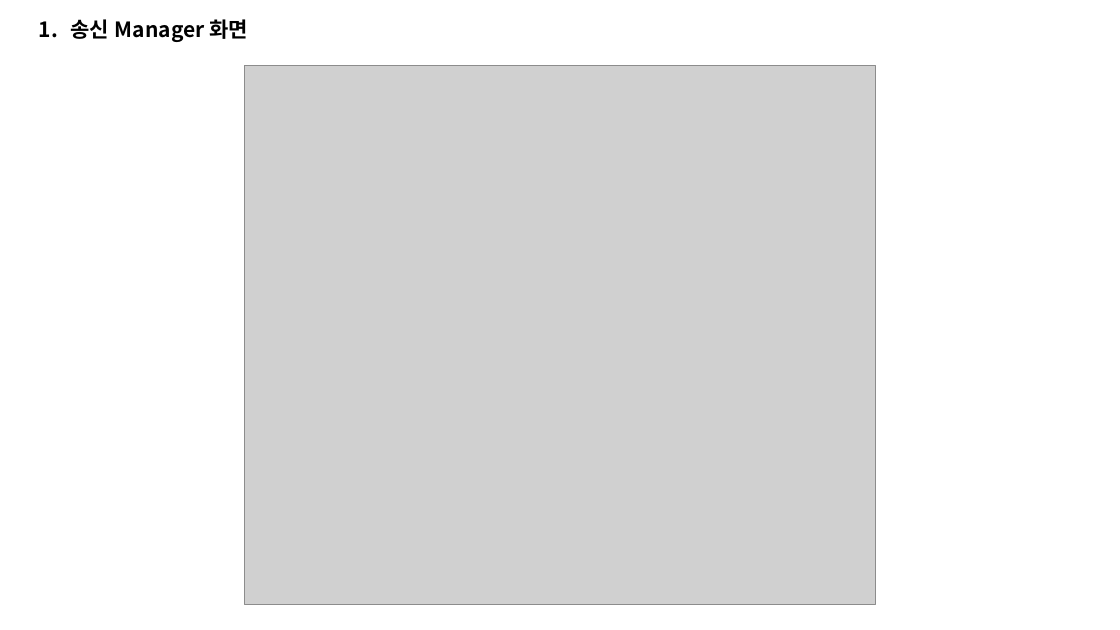
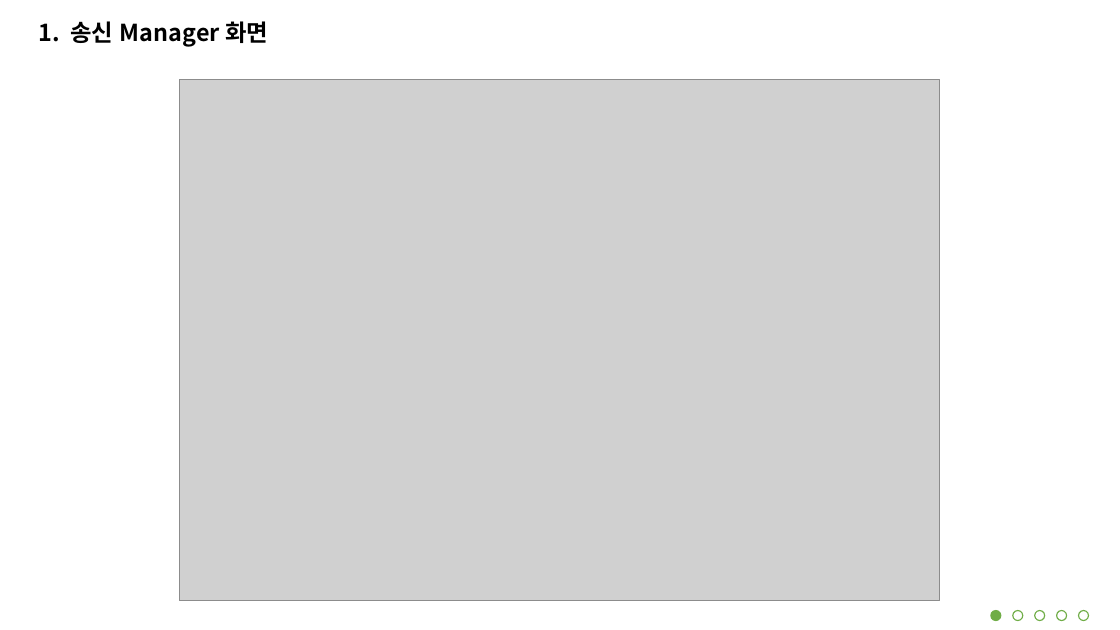
Before and after one commit to jungsoolee/HankookFI, a slide deck: slide 2 of 한투 금상 8801 송신 Manager Client Manual.pptx (slide 1 before the commit). Drawn at 1120x630 pixels with LibreOffice and Linux fonts; fonts in the diff are those of the drawing; grey boxes stand for pictures. Boxes give left, top, right and bottom in pixels: in the first picture for what was removed or moved away, otherwise in the second. Text is boxed around its words. In the diff, an @@ line names an element or a change of style, - is before the commit and + after.

```diff
--- a/한투 금상 8801 송신 Manager Client Manual.pptx
+++ b/한투 금상 8801 송신 Manager Client Manual.pptx
@@ text "송신 Manager 화면" at (70,21,268,47): size 18 to 20 pt @@
@@ picture: place and size @@
-picture at (245,66,875,605)
+picture at (179,79,940,601)
@@ ellipse added at (991,611,1002,621), fill #70AD47, outline #70AD47 1 pt @@
@@ ellipse added at (1013,611,1023,621), outline #70AD47 1 pt @@
@@ ellipse added at (1035,611,1045,621), outline #70AD47 1 pt @@
@@ ellipse added at (1057,611,1067,621), outline #70AD47 1 pt @@
@@ ellipse added at (1079,611,1089,621), outline #70AD47 1 pt @@
```
Also in this commit, not shown: 2 other slides changed, 5 slides added, 1 slide removed, 9 other files.
